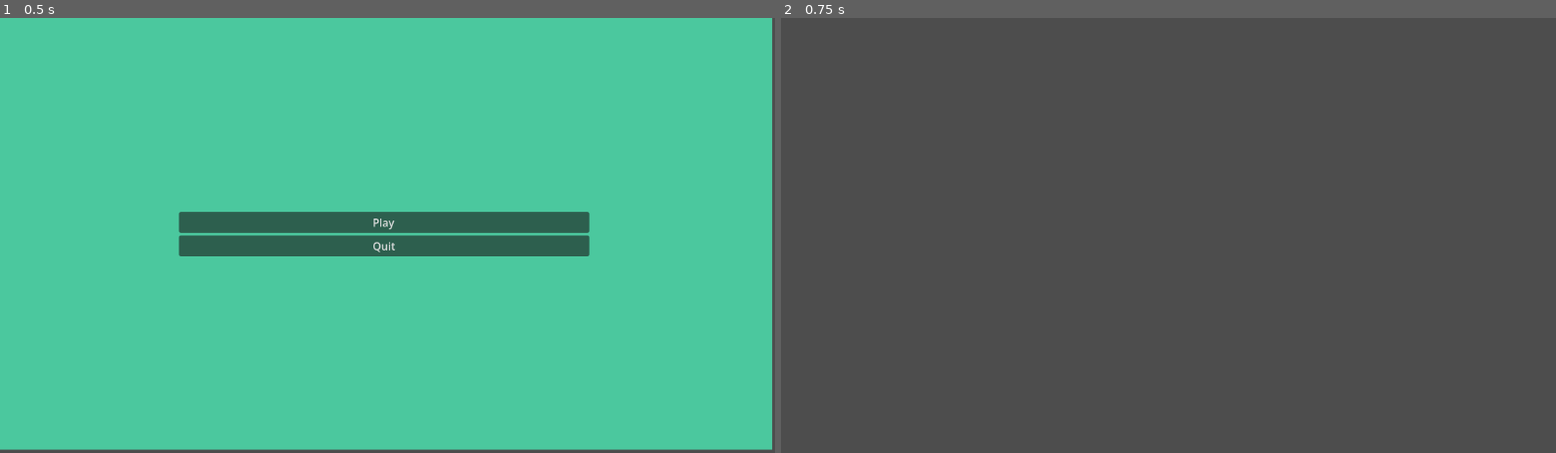
Above: before the commit, frames 1-2 (left to right).
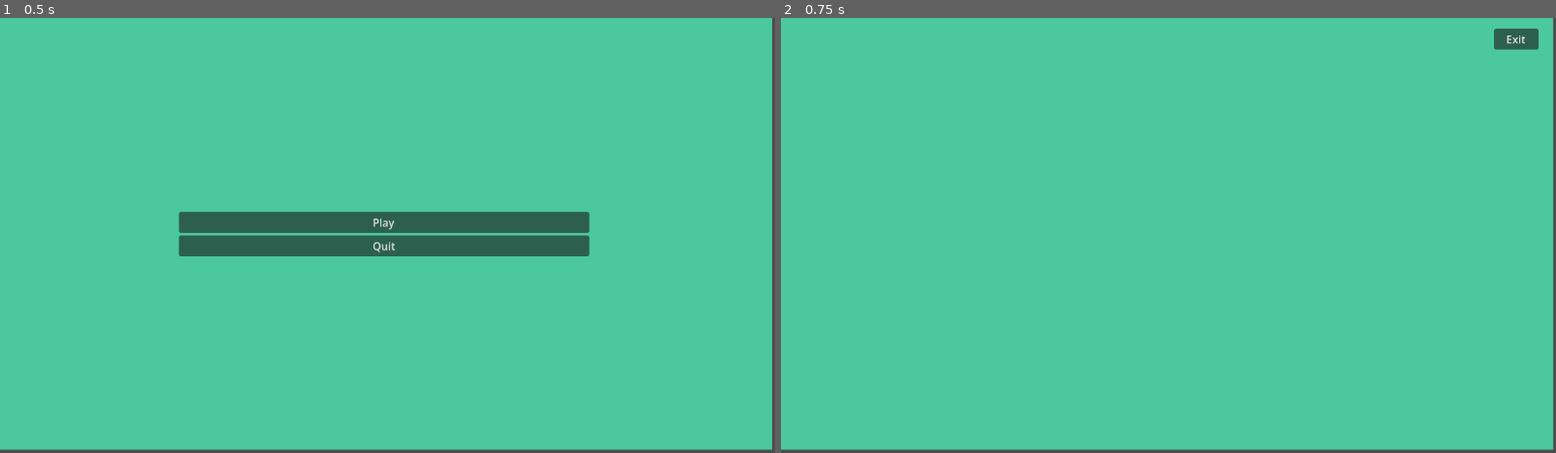
Above: after the commit, the same moments.

Repository: Ibrahim325384/Arabic-Alphabet-Game
Game: Godot game, scene res://home_page.tscn
The game is run twice, just before and just after one commit, with the same random seed, the same clock (stepped at 60 frames per second) and the same inputs.
Inputs:
- Up to frame 1 (0.5 s): no input
- Up to frame 2 (0.75 s): click "Play" at 0.5 s

Frame 1 is identical in both runs. In frame 2, 99% of the frame differs, in the area x 0-100%, y 0-100%.

Commit message:
Added a theme to the game menu and added an exit button to that same menu

Diff:
--- /dev/null
+++ b/game.gd
@@ -0,0 +1,5 @@
+extends Control
+
+# Exit button Pressed
+func _exit_on_pressed() -> void:
+	get_tree().quit()
--- a/game.tscn
+++ b/game.tscn
@@ -1,3 +1,30 @@
 [gd_scene format=3 uid="uid://c6llkwskif3rr"]
 
+[ext_resource type="Script" uid="uid://c4kjkxbr8j3fj" path="res://game.gd" id="1_80nbo"]
+
 [node name="Game" type="Node2D" unique_id=1384138847]
+
+[node name="ColorRect" type="ColorRect" parent="." unique_id=974238124]
+offset_right = 1148.0
+offset_bottom = 643.0
+color = Color(0.2922061, 0.78603417, 0.61876947, 1)
+
+[node name="MarginContainer" type="MarginContainer" parent="ColorRect" unique_id=9431889]
+layout_mode = 1
+anchors_preset = -1
+anchor_right = 0.164
+anchor_bottom = 0.30600002
+offset_left = 1060.0
+offset_top = 16.0
+offset_right = 937.728
+offset_bottom = -147.75801
+
+[node name="VBoxContainer" type="VBoxContainer" parent="ColorRect/MarginContainer" unique_id=1332757329]
+layout_mode = 2
+
+[node name="Exit" type="Button" parent="ColorRect/MarginContainer/VBoxContainer" unique_id=352803679]
+layout_mode = 2
+text = "Exit"
+script = ExtResource("1_80nbo")
+
+[connection signal="pressed" from="ColorRect/MarginContainer/VBoxContainer/Exit" to="ColorRect/MarginContainer/VBoxContainer/Exit" method="_exit_on_pressed"]
Not shown, added: game.gd.uid
